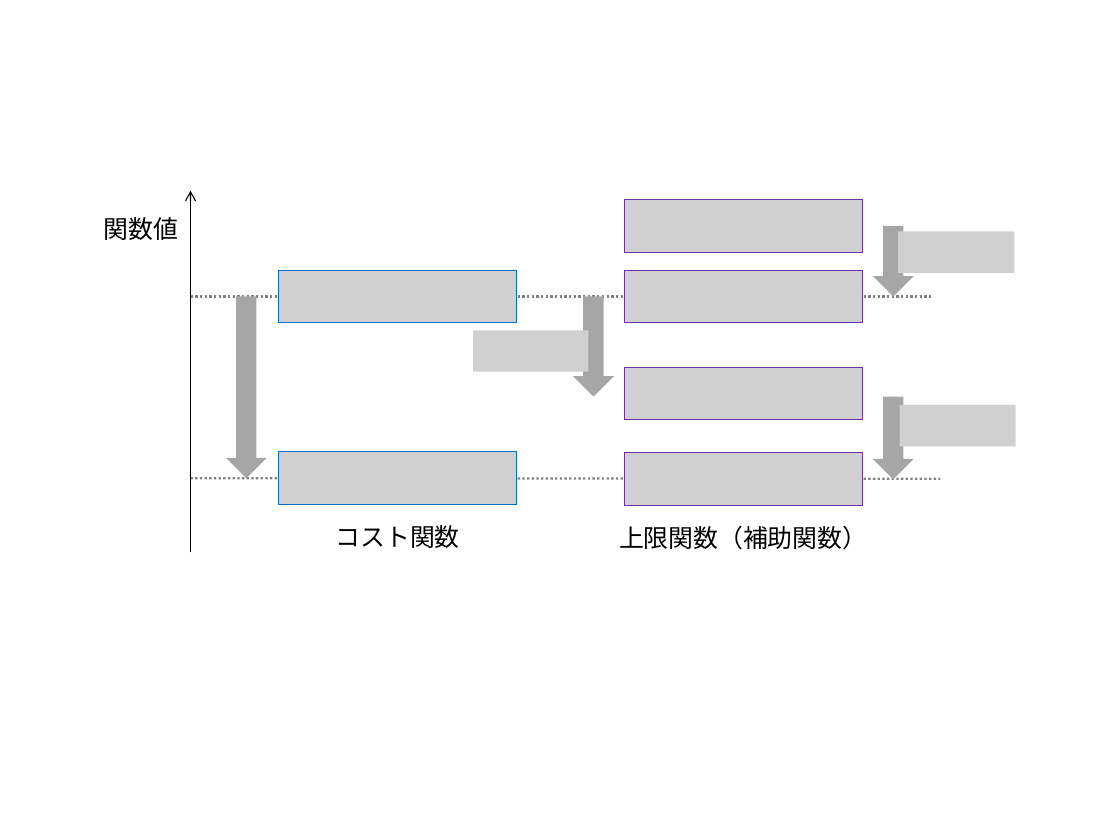
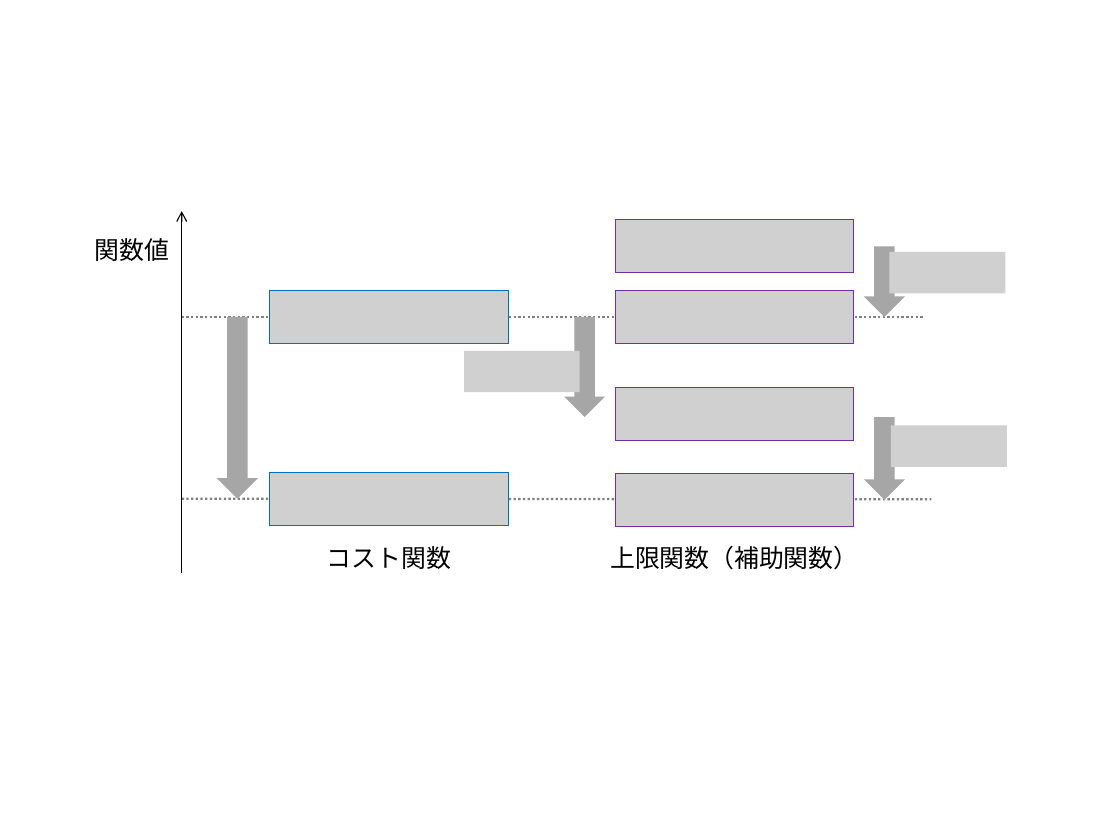
Before and after one commit to kazuyoshii/MLP, a slide deck: slide 2 of sections/optimization/figure-optimization.pptx. Drawn at 1120x840 pixels with LibreOffice and Linux fonts; fonts in the diff are those of the drawing; grey boxes stand for pictures. Boxes give left, top, right and bottom in pixels: in the first picture for what was removed or moved away, otherwise in the second. Text is boxed around its words. In the diff, an @@ line names an element or a change of style, - is before the commit and + after.

```diff
--- a/sections/optimization/figure-optimization.pptx
+++ b/sections/optimization/figure-optimization.pptx
@@ 9 pictures, 4 down arrows, 3 texts, 2 lines, 1 arrow: place and size @@
-9 pictures, 4 down arrows, 3 texts, 2 lines, 1 arrow at bbox=[104, 190, 1016, 552]
+9 pictures, 4 down arrows, 3 texts, 2 lines, 1 arrow at bbox=[95, 212, 1007, 572]
```
Also in this commit, not shown: 2 other slides changed, 7 slides added, 2 slides removed, 23 other files.
